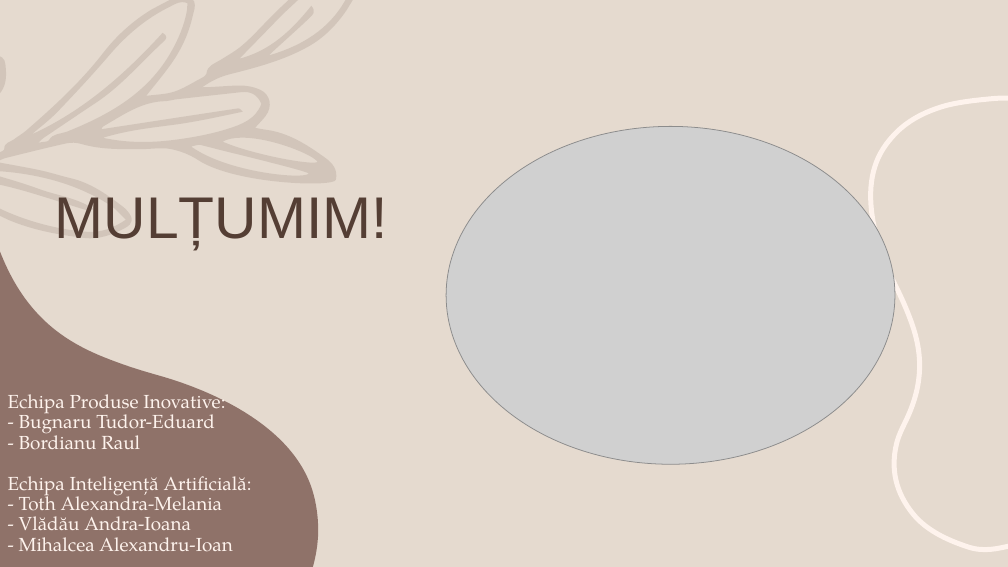
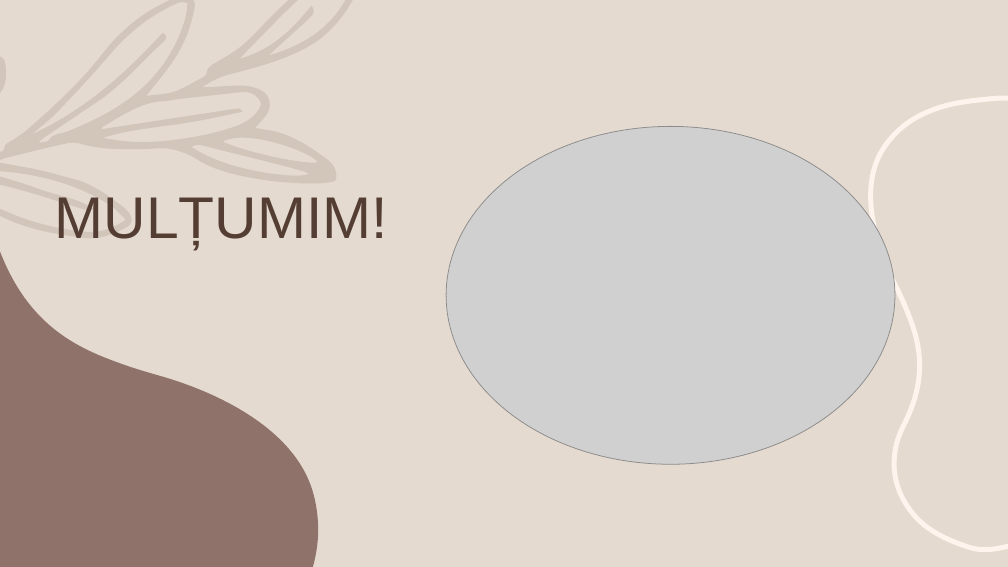
Before and after one commit to Alexandra7a/FuzzyMinds, a slide deck: slide 24 of docs/Teen Mental Health Presentation.pptx. Drawn at 1008x567 pixels with LibreOffice and Linux fonts; fonts in the diff are those of the drawing; grey boxes stand for pictures. Boxes give left, top, right and bottom in pixels: in the first picture for what was removed or moved away, otherwise in the second. Text is boxed around its words. In the diff, an @@ line names an element or a change of style, - is before the commit and + after.

```diff
--- a/docs/Teen Mental Health Presentation.pptx
+++ b/docs/Teen Mental Health Presentation.pptx
@@ text removed at [8,388,252,552] @@
-Echipa Produse Inovative:
-- Bugnaru Tudor-Eduard
-- Bordianu Raul
-Echipa Inteligență Artificială:
-- Toth Alexandra-Melania
-- Vlădău Andra-Ioana
-- Mihalcea Alexandru-Ioan
```
Also in this commit, not shown: 1 other file.
